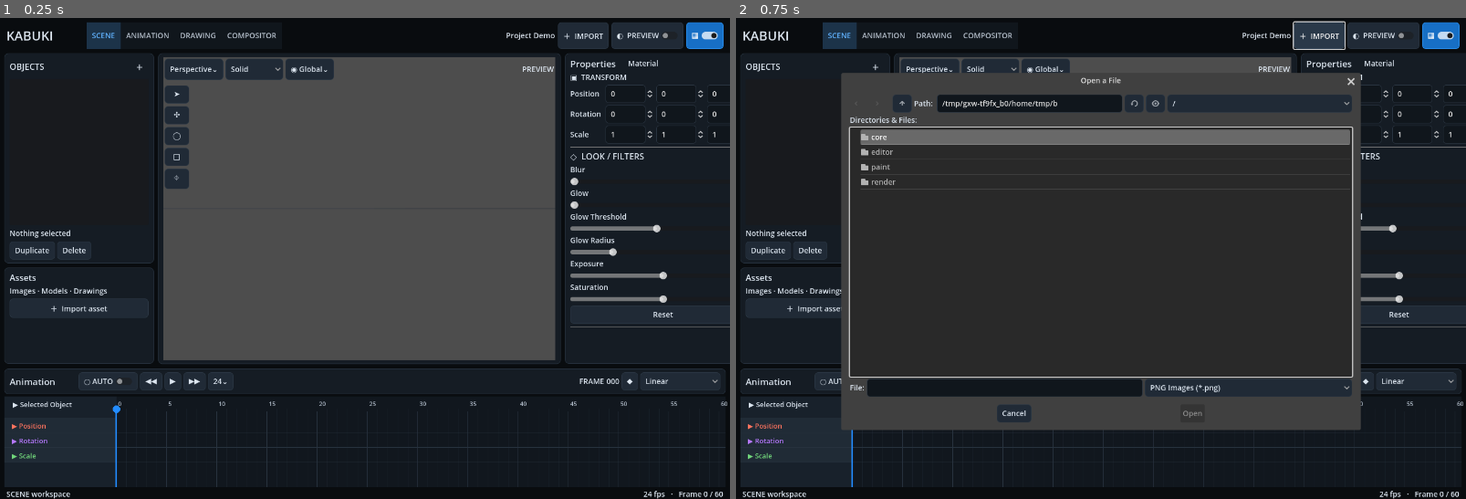
Above: before the commit, frames 1-2 (left to right).
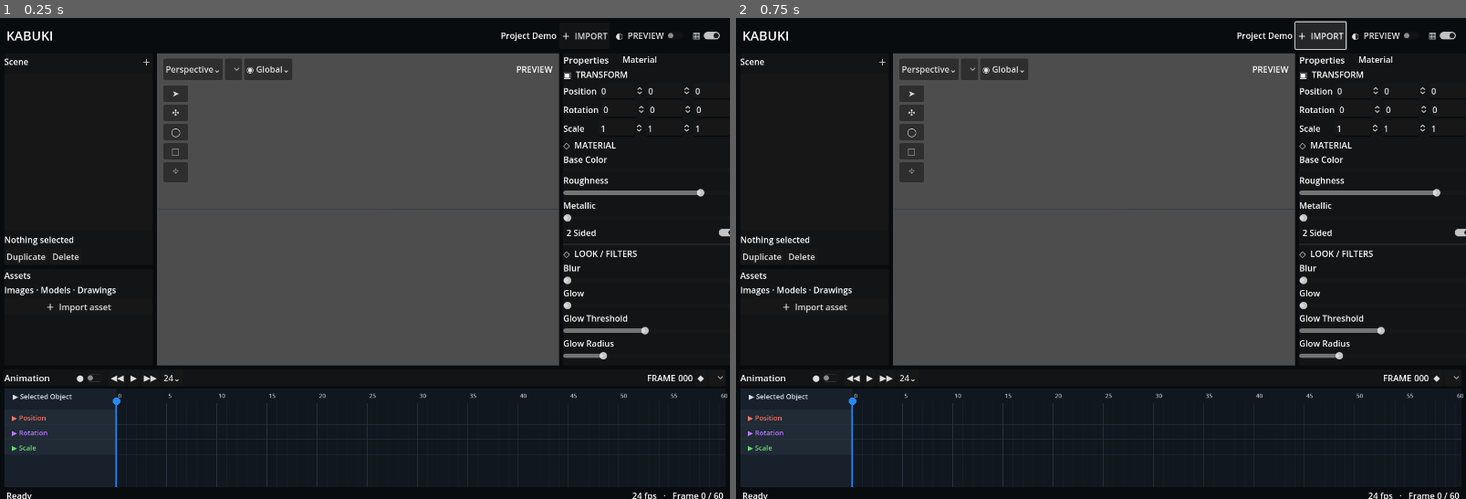
Above: after the commit, the same moments.

Repository: Onnevan/Kabuki
Game: Godot game, scene res://editor/main.tscn
The game is run twice, just before and just after one commit, with the same random seed, the same clock (stepped at 60 frames per second) and the same inputs.
Inputs:
- Up to frame 1 (0.25 s): no input
- Up to frame 2 (0.75 s): click "＋ IMPORT" at 0.5 s

The runs differ from the first frame. In frame 1, 12% of the frame differs, in the area x 0-100%, y 0-100%; in frame 2, 47%.
Error after the commit: Parse Error: Cannot infer the type of "viewport_rect" variable because the value doesn't have a set type. (res://editor/main.gd:879)

Commit message:
Project bitmap canvas using viewport-local coordinates

Diff:
--- a/editor/main.gd
+++ b/editor/main.gd
@@ -873,8 +873,20 @@
 	var runtime := RuntimeObject.new()
 	active_drawing_group.add_child(runtime)
 	var local_corners := PackedVector3Array()
-	for screen_corner in [Vector2.ZERO, Vector2(%DrawingCanvas.size.x,0), %DrawingCanvas.size, Vector2(0,%DrawingCanvas.size.y)]:
-		var world_corner := _ray_to_drawing_plane(screen_corner, active_drawing_group)
+	# DrawingCanvas uses editor-global coordinates, while Camera3D projection
+	# expects coordinates local to the SubViewport. Convert the four bitmap
+	# corners into viewport space before intersecting the reference canvas.
+	var viewport_rect := %ViewportContainer.get_global_rect()
+	var canvas_rect := %DrawingCanvas.get_global_rect()
+	var global_corners := [
+		canvas_rect.position,
+		Vector2(canvas_rect.end.x, canvas_rect.position.y),
+		canvas_rect.end,
+		Vector2(canvas_rect.position.x, canvas_rect.end.y)
+	]
+	for global_corner in global_corners:
+		var viewport_corner: Vector2 = global_corner - viewport_rect.position
+		var world_corner := _ray_to_drawing_plane(viewport_corner, active_drawing_group)
 		local_corners.append(active_drawing_group.to_local(world_corner))
 	runtime.setup_bitmap(obj, image, local_corners)
 	runtime_objects.append(runtime)
